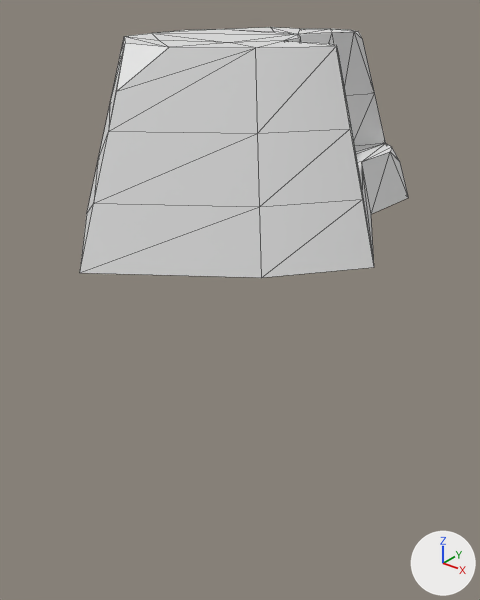
The FBX model LD44/Assets/Models/M_Boulder_A.FBX, before and after one commit.
One viewpoint serves both versions: a camera (50 mm lens) standing at (2.86, -3.37, 1.36) and looking at (0.35, -0.24, -0.58). The axes (+X, +Y, +Z) are drawn at lower right. The lights are the same throughout. Mesh edges are drawn as thin lines. Where no turn or scale is listed for an object, it has been applied to the vertices. Vertices at the same position are counted once.

The older version as bpy lines, for what is in view:
```python
me_mesh = bpy.data.meshes.new('Mesh')
me_mesh.from_pydata(...)  # 80 vertices, 147 faces; spans x -1.13..1.14, y -1.41..1.21, z 0.0..1.05
ob_m_boulder_a = bpy.data.objects.new('M_Boulder_A', me_mesh)
ob_m_boulder_a.location = (0.261, -0.031, 0.0)
```
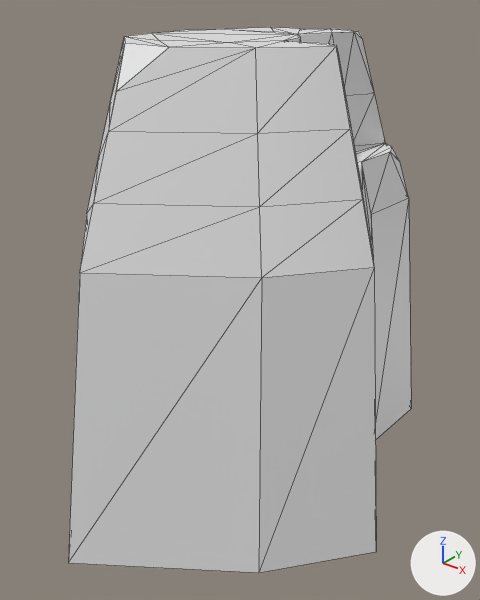
Where the change shows, as pixel boxes (x1, y1, x2, y2) in the pictures (480 x 600 px):
'M_Boulder_A', reshaped (117% taller): before (80, 27, 409, 278); after (69, 27, 411, 573)
part 1 of me_mesh, added: after (69, 198, 411, 573)

Edits to the bpy script that builds the scene:
```text
Change me_mesh:
    used by ob_m_boulder_a; location = (0.261, -0.031, 0.0)
    remove me_mesh.from_pydata(...)  # 80 vertices, 147 faces; spans x -1.13..1.14, y -1.41..1.21, z 0.0..1.05
    add me_mesh.from_pydata(...)  # 91 vertices, 169 faces; spans x -1.37..1.39, y -1.73..1.45, z -1.76..1.05
    me_mesh part 1
    11 vertices are added at x -1.37..1.39, y -1.73..1.45, z -1.76
    22 new faces join them
```
